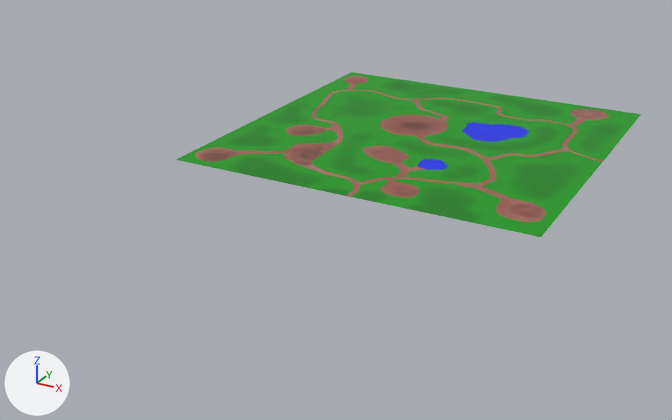
What one commit did to the FBX model Assets/Blender/Enviroment/Forest/Forest.fbx.
One viewpoint serves both versions: a camera (50 mm lens) standing at (187.0, -437.0, 164.0) and looking at (-16.0, -68.0, -21.0). The lights are fixed; the arrows at lower left show +X, +Y and +Z.

The older version as bpy lines, for what is in view:
```python
me_plane_000 = bpy.data.meshes.new('Plane.000')
me_plane_000.from_pydata(...)  # 407 vertices, 214 faces; spans x -94.0..94.0, y -94.0..94.0, z 0.0
# faces by material slot: [207, 7]
me_plane_000.materials.append(mat_ground)  # picture img_forestground_png
me_plane_000.materials.append(mat_water)  # blue #0025e7
ob_ground = bpy.data.objects.new('Ground', me_plane_000)
ob_ground.location = (0.0, 0.0, 0.0)
```
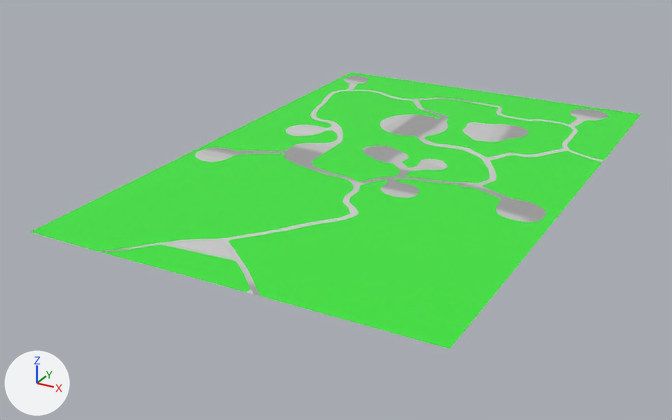
Where the change shows, as pixel boxes [x1, y1, x2, y2] in the pictures (672 x 420 px):
'Ground', reshaped (31% wider, 67% taller): before [176, 72, 641, 237]; after [31, 72, 641, 349]
part 1 of me_plane_000, built on: before [176, 152, 353, 196]; after [31, 152, 541, 349]
part 2 of me_plane_000, recoloured (brown to grey): [195, 76, 610, 222] in both
part 3 of me_plane_000, recoloured: [178, 72, 641, 237] in both
part 4 of me_plane_000, recoloured (blue to grey): [417, 122, 529, 170] in both

The change in detail:
Picture 'Bricks.png' (img_bricks_png) is new.
Material 'Grass' (mat_grass) is new.
Its base color is (0.0422, 0.8, 0.0412) (green #3ae739).
Material 'Path.001' (mat_path_001) is new.
Its texture is img_bricks_png.
me_plane_000 is used by ob_ground; location (0.0, 0.0, 0.0).
me_plane_000 had 407 vertices, 214 faces and spanned x -94.0..94.0, y -94.0..94.0, z 0.0.
me_plane_000 now has 553 vertices, 292 faces and spans x -94.0..94.0, y -191.0..94.0, z 0.0.
Part 1, on me_plane_000:
1 face is deleted.
146 vertices are added at x -94.0..94.0, y -191.0..-94.0, z 0.0.
8 new faces join them, mat_grass (green #3ae739).
71 new faces join them, mat_path_001 (picture img_bricks_png).
me_plane_000 part 2: 192 faces spanning x -91.0..94.0, y -94.0..89.0, z 0.0 switch from mat_ground (picture img_forestground_png) to mat_path_001 (picture img_bricks_png).
me_plane_000 part 3: 14 faces spanning x -94.0..94.0, y -94.0..94.0, z 0.0 switch from mat_ground (picture img_forestground_png) to mat_grass (green #3ae739).
me_plane_000 part 4: 7 faces spanning x 13.0..48.0, y -46.0..39.0, z 0.0 switch from mat_water (blue #0025e7) to mat_path_001 (picture img_bricks_png).
